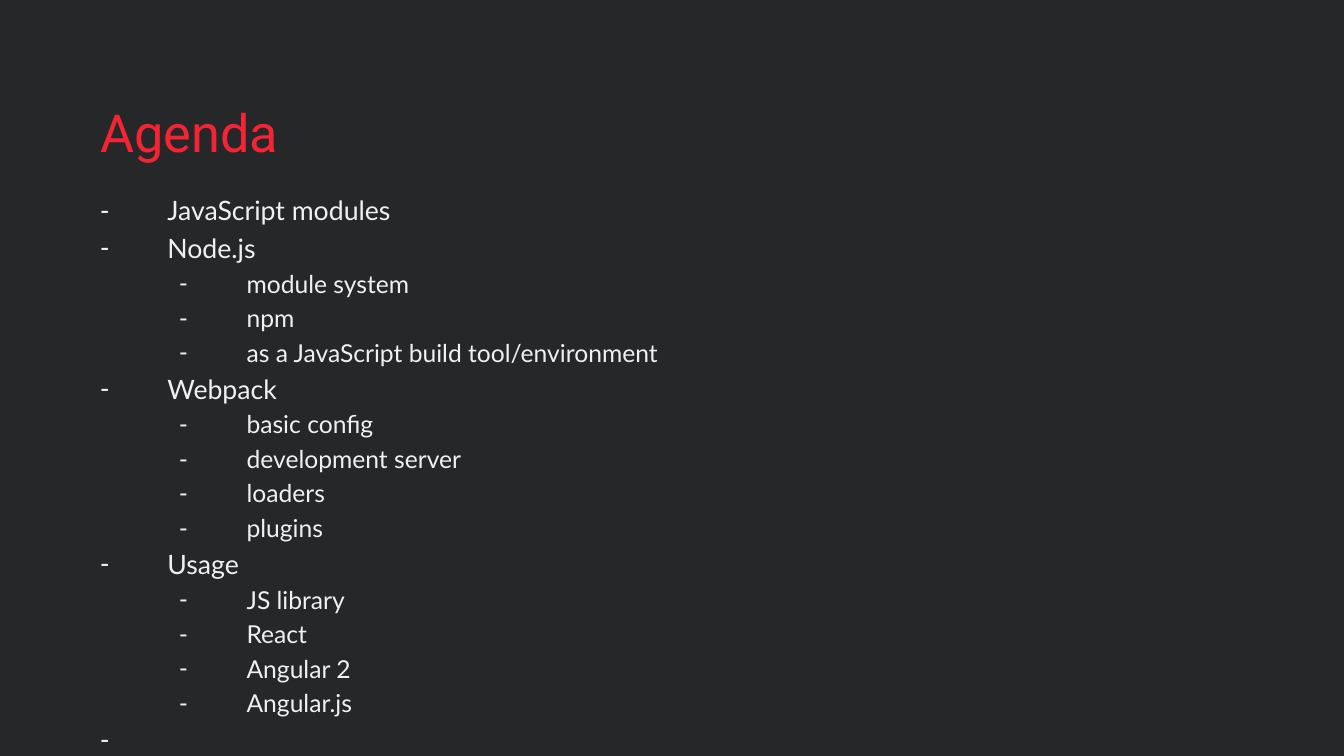
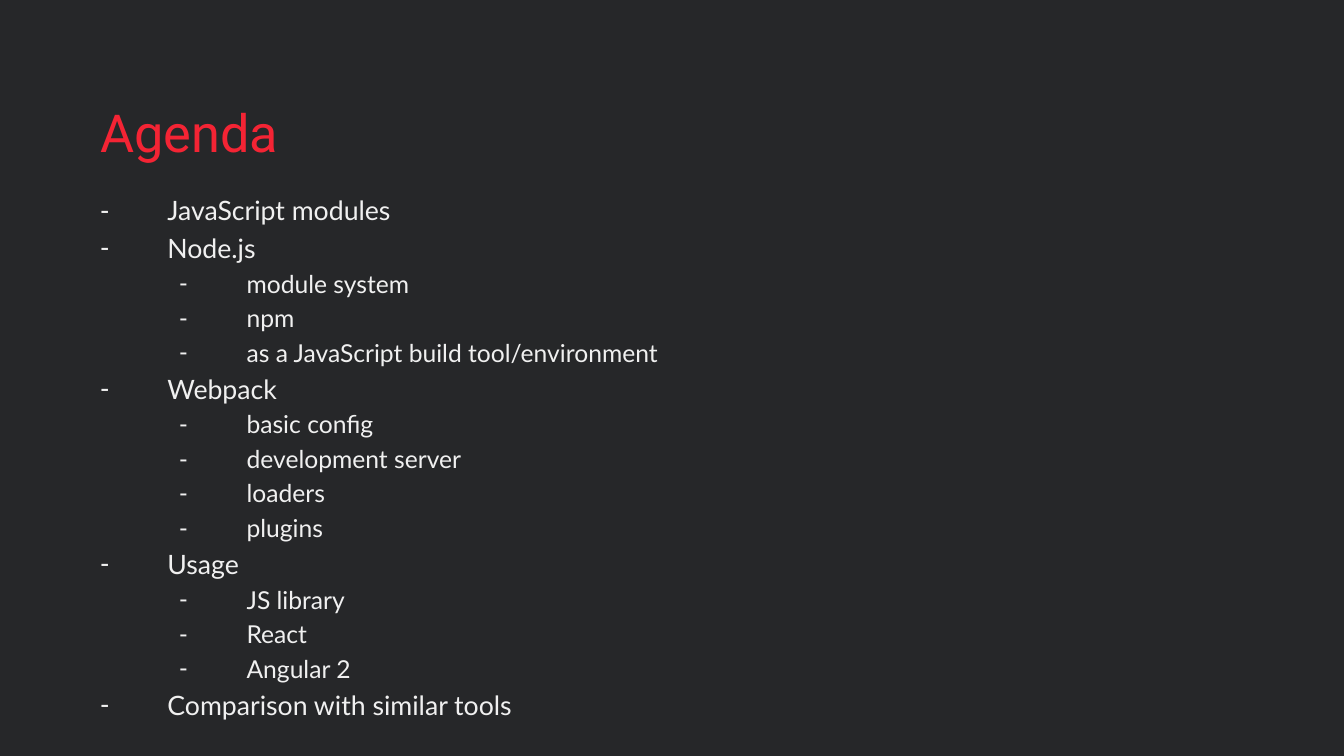
Before and after one commit to vzakanj/webpack-intro, a slide deck: slide 2 of webpack-introduction.pptx. Drawn at 1344x756 pixels with LibreOffice and Linux fonts; fonts in the diff are those of the drawing; background and template pictures are left out. Boxes give left, top, right and bottom in pixels: in the first picture for what was removed or moved away, otherwise in the second. Text is boxed around its words. In the diff, an @@ line names an element or a change of style, - is before the commit and + after.

Commit message:
Update agenda in the lecture.

```diff
--- a/webpack-introduction.pptx
+++ b/webpack-introduction.pptx
@@ text at [167, 695, 512, 720]: text changed; size 13.2 to 14.3 pt @@
-  – Angular.js
+– Comparison with similar tools
```
